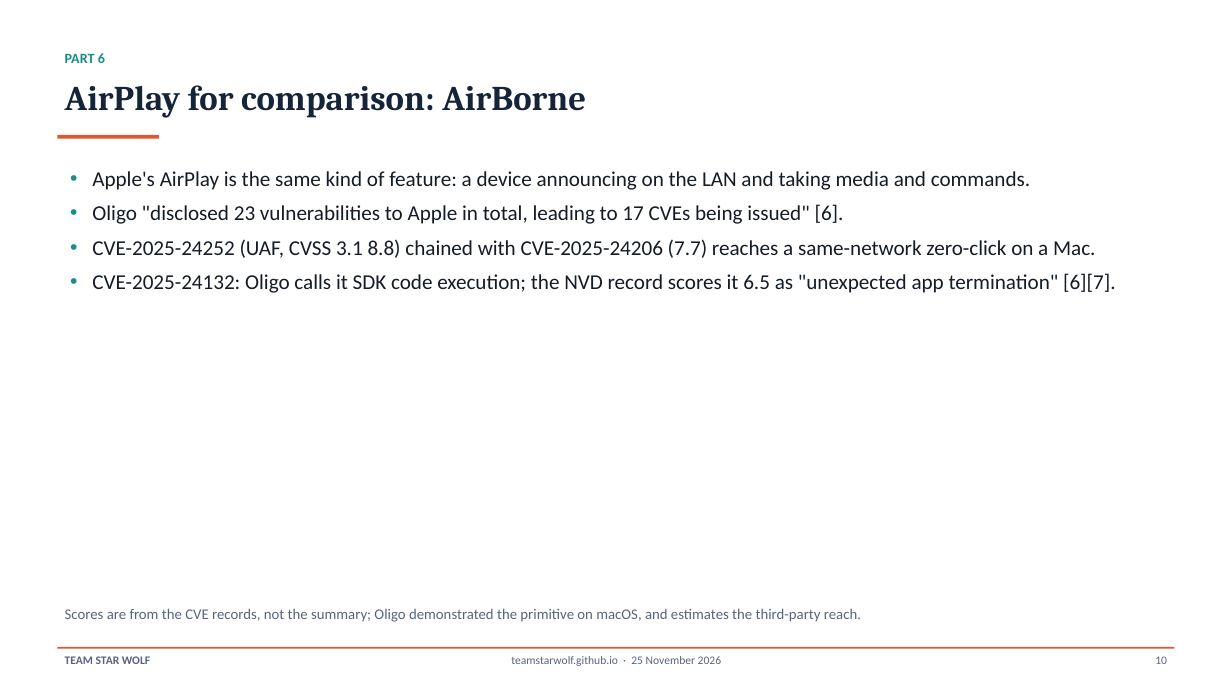
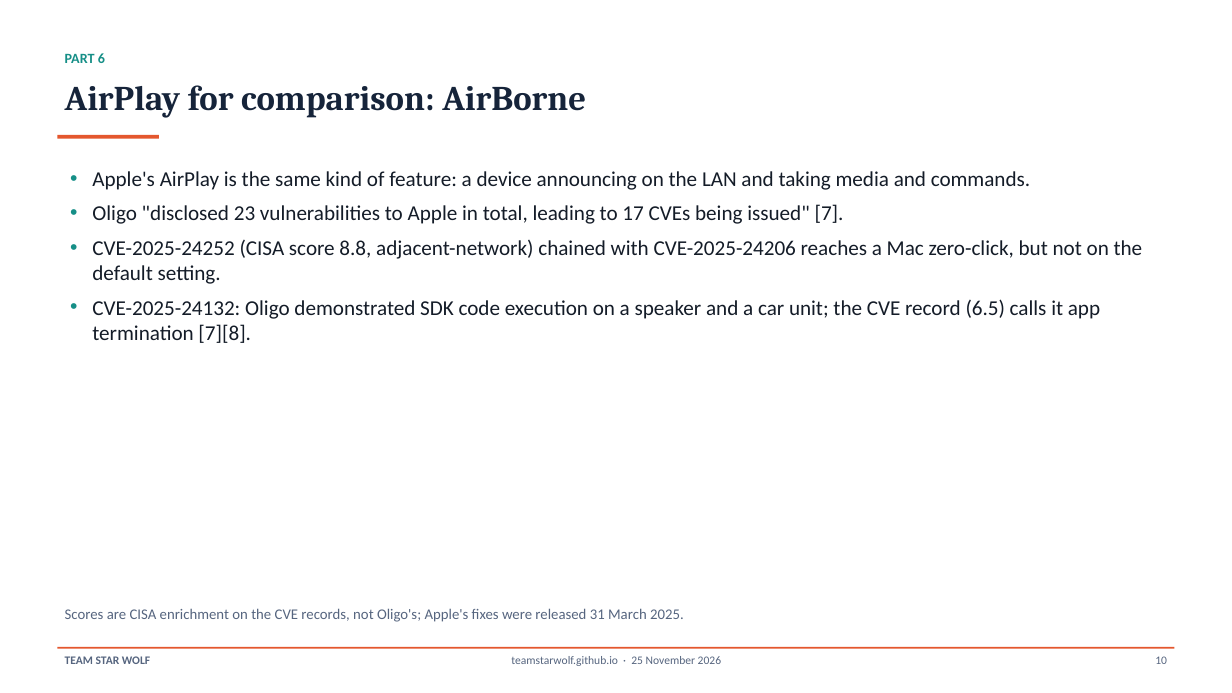
Before and after one commit to TeamStarWolf/TeamStarWolf, a slide deck: slide 10 of case-studies/slides/Casting_Home_Network_Case_Study.pptx. Drawn at 1232x693 pixels with LibreOffice and Linux fonts; fonts in the diff are those of the drawing. Boxes give left, top, right and bottom in pixels: in the first picture for what was removed or moved away, otherwise in the second. Text is boxed around its words. In the diff, an @@ line names an element or a change of style, - is before the commit and + after.

```diff
--- a/case-studies/slides/Casting_Home_Network_Case_Study.pptx
+++ b/case-studies/slides/Casting_Home_Network_Case_Study.pptx
@@ text at bbox=[92, 204, 1143, 343]: text changed @@
-• Oligo "disclosed 23 vulnerabilities to Apple in total, leading to 17 CVEs being issued" [6].
-• CVE-2025-24252 (UAF, CVSS 3.1 8.8) chained with CVE-2025-24206 (7.7) reaches a same-network zero-click on a Mac.
-• CVE-2025-24132: Oligo calls it SDK code execution; the NVD record scores it 6.5 as "unexpected app termination" [6][7].
+• Oligo "disclosed 23 vulnerabilities to Apple in total, leading to 17 CVEs being issued" [7].
+• CVE-2025-24252 (CISA score 8.8, adjacent-network) chained with CVE-2025-24206 reaches a Mac zero-click, but not on the default setting.
+• CVE-2025-24132: Oligo demonstrated SDK code execution on a speaker and a car unit; the CVE record (6.5) calls it app termination [7][8].
@@ text at bbox=[65, 608, 684, 622]: text changed @@
-Scores are from the CVE records, not the summary; Oligo demonstrated the primitive on macOS, and estimates the third-party reach.
+Scores are CISA enrichment on the CVE records, not Oligo's; Apple's fixes were released 31 March 2025.
```
Also in this commit, not shown: 11 other slides changed, 12 other files.
